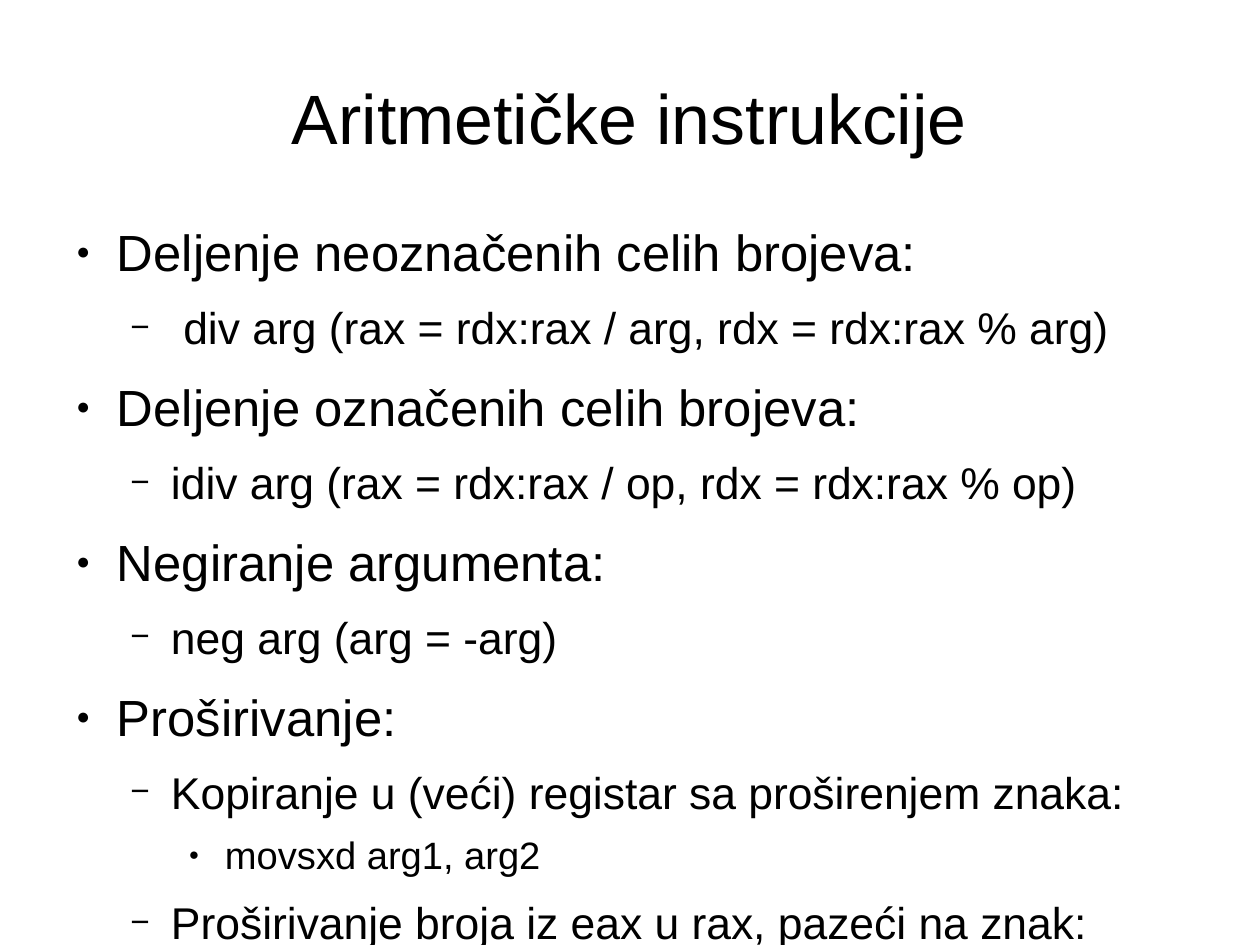
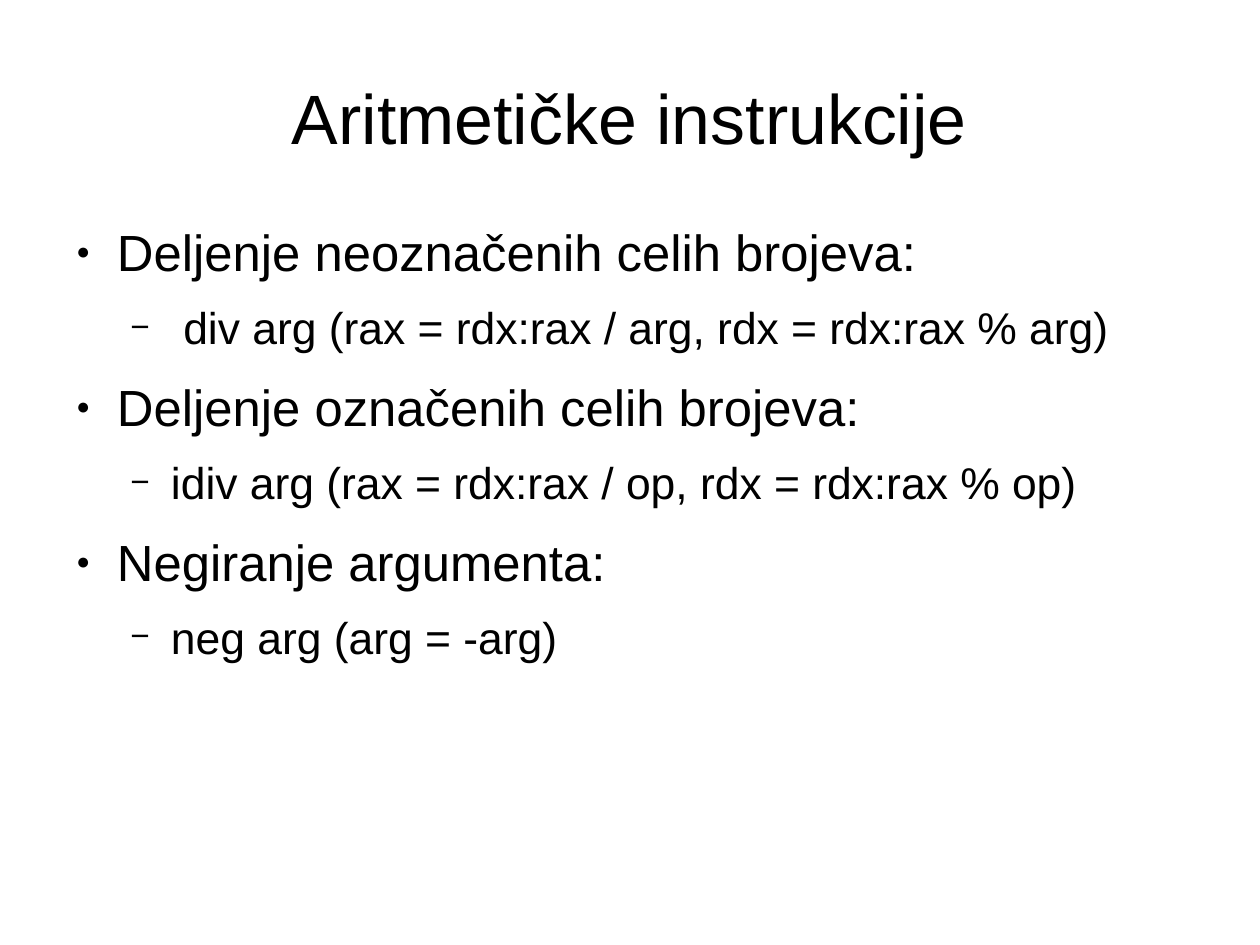
Before and after one commit to NikolaMilev/assembler-prezentacije, a slide deck: slide 24 of cas01/prez.odp (slide 23 before the commit). Drawn at 1260x945 pixels with LibreOffice and Linux fonts; fonts in the diff are those of the drawing. Boxes give left, top, right and bottom in pixels: in the first picture for what was removed or moved away, otherwise in the second. Text is boxed around its words. In the diff, an @@ line names an element or a change of style, - is before the commit and + after.

```diff
--- a/cas01/prez.odp
+++ b/cas01/prez.odp
@@ text at [117,699,1124,945]: paragraphs removed @@
-● Proširivanje:
-  − Kopiranje u (veći) registar sa proširenjem znaka:
-    ● movsxd arg1, arg2
-  − Proširivanje broja iz eax u rax, pazeći na znak:
-    ● cdqe
```
Also in this commit, not shown: 1 other slide changed, 1 slide added, 2 other files.
